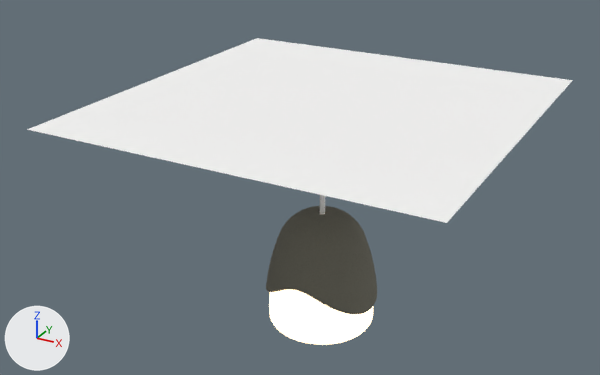
The glTF model assets/3d/odd.glb, before and after one commit.
One viewpoint serves both versions: a 50 mm lens placed at (0.44, -0.858, 0.614), pointed at (-0.029, -0.007, 0.188). Arrows for +X, +Y and +Z are at lower left; the lights stay in place. The picture after the commit comes second. Vertices at exactly the same position are counted once.

Names of what the first picture shows: 'Holo'.
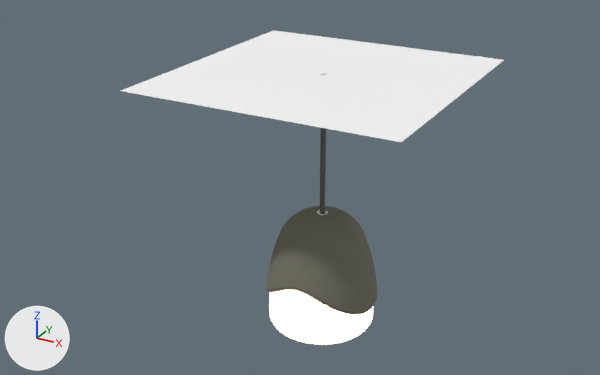
What differs and where, as boxes [x1, y1, x2, y2] in the pictures (600 x 375 px):
'Holo', reshaped: before [27, 38, 573, 345]; after [121, 30, 504, 345]
part 1 of me_holo, reshaped: before [27, 38, 573, 223]; after [121, 30, 504, 142]
part 2 of me_holo, recoloured: before [320, 195, 325, 214]; after [320, 128, 326, 214]

Patch to the scene script:
```diff
--- a/assets/3d/odd.glb.py
+++ b/assets/3d/odd.glb.py
@@ mat_cable @@
+mat_cable = principled_material('cable')
+mat_cable.base_color = (0.115, 0.112, 0.108)  # dark grey #5f5e5c
+mat_cable.roughness = 0.62
@@ me_holo @@
-me_holo.from_pydata(...)  # 9169 vertices, 18306 faces; spans x -0.243..0.243, y -0.243..0.243, z 0.0..0.304
+me_holo.from_pydata(...)  # 46972 vertices, 94302 faces; spans x -0.17..0.17, y -0.17..0.17, z 0.0..0.339
+# me_holo part 1: 4 vertices removed from x -0.243..0.243, y -0.243..0.243, z 0.304; 52 vertices added at x -0.17..0.17, y -0.17..0.17, z 0.323..0.339
+# me_holo part 2: 406 faces spanning x -0.003..0.004, y -0.004..0.004, z 0.148..0.304 switch from mat_pla (white #faf9f7) to mat_cable (dark grey #5f5e5c)
+# other edits to the shape of me_holo do not show in these pictures
 me_holo.materials.append(mat_concrete_deep)
@@ me_holo @@
 me_holo.materials.append(mat_surface)
+me_holo.materials.append(mat_concrete_deep_001)  # picture img_concrete_base_jpg
+me_holo.materials.append(mat_glass_lit)  # white #fff8ef, glowing beige #ffe5bc
+me_holo.materials.append(mat_glass_lit_001)  # white #fff8ef, glowing beige #ffe5bc
+me_holo.materials.append(mat_metal_dark)  # grey #adadaf
+me_holo.materials.append(mat_metal_dark_001)  # grey #adadaf
+me_holo.materials.append(mat_metal_dark_002)  # grey #adadaf
+me_holo.materials.append(mat_metal_dark_003)  # grey #adadaf
+me_holo.materials.append(mat_metal_dark_004)  # grey #adadaf
+me_holo.materials.append(mat_metal_dark_005)  # grey #adadaf
+me_holo.materials.append(mat_metal_dark_006)  # grey #adadaf
+me_holo.materials.append(mat_metal_dark_007)  # grey #adadaf
+me_holo.materials.append(mat_metal_dark_008)  # grey #adadaf
+me_holo.materials.append(mat_metal_dark_009)  # grey #adadaf
+me_holo.materials.append(mat_metal_dark_010)  # grey #adadaf
```
